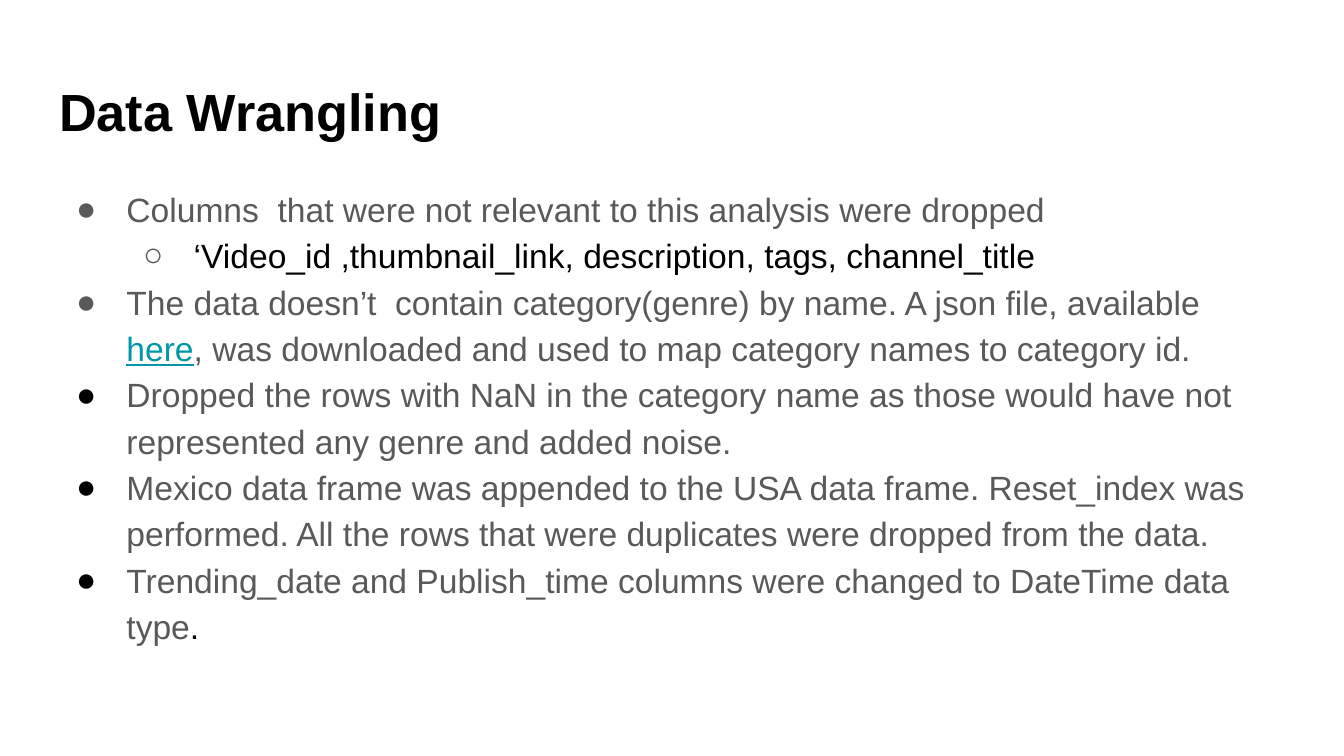
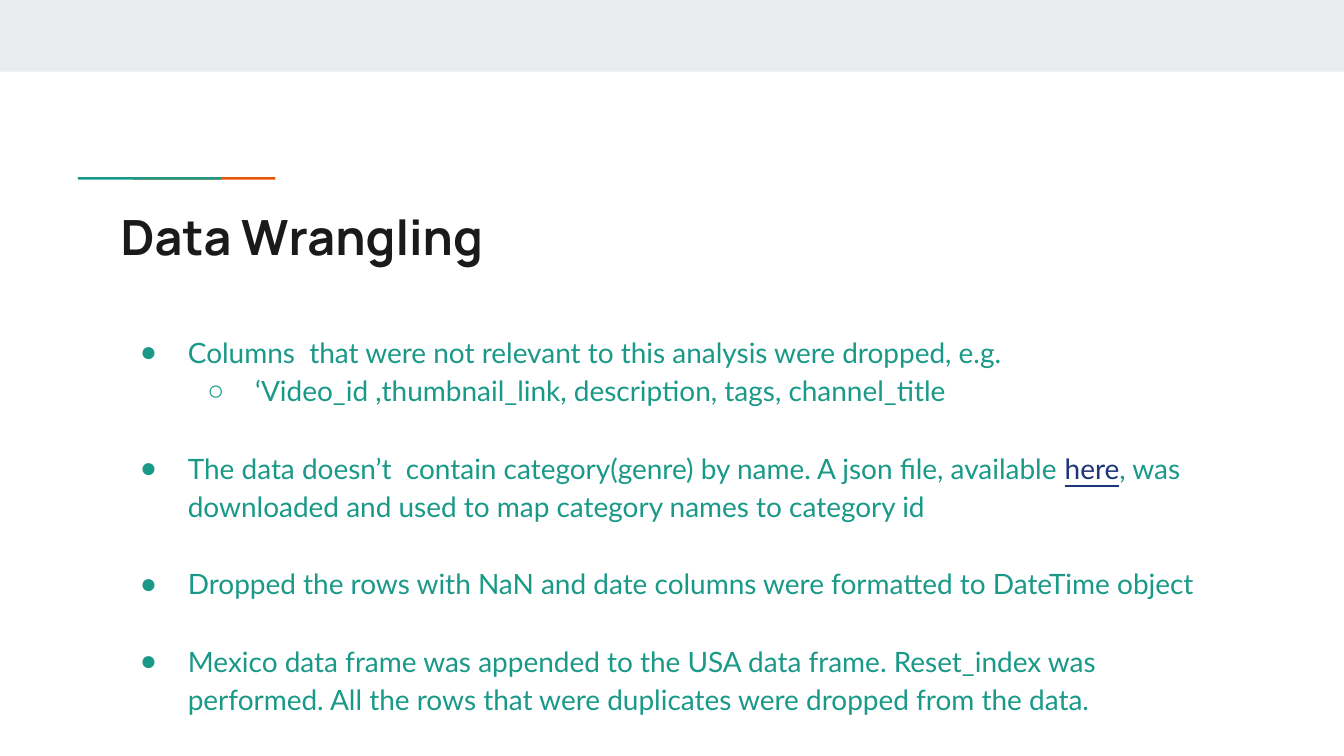
Before and after one commit to fariha23/YouTube_Data_Analysis_Video_Categories, a slide deck: slide 4 of Capstone1_Final_Report_Pres/Predicting Popularity of YouTube Videos - Presentation.pptx. Drawn at 1344x756 pixels with LibreOffice and Linux fonts; fonts in the diff are those of the drawing. Boxes give left, top, right and bottom in pixels: in the first picture for what was removed or moved away, otherwise in the second. Text is boxed around its words. In the diff, an @@ line names an element or a change of style, - is before the commit and + after.

Commit message:
Presentation theme changed

```diff
--- a/Capstone1_Final_Report_Pres/Predicting Popularity of YouTube Videos - Presentation.pptx
+++ b/Capstone1_Final_Report_Pres/Predicting Popularity of YouTube Videos - Presentation.pptx
@@ rectangle added at (0, 0, 1344, 71), fill #E9EDEE @@
@@ rectangle added at (122, 175, 177, 181), fill #1A9988 @@
@@ rectangle added at (176, 175, 231, 181), fill #EB5600 @@
@@ title "Data Wrangling": place and size @@
-title "Data Wrangling" at (59, 93, 441, 141)
+title "Data Wrangling" at (121, 219, 483, 268)
@@ title "Data Wrangling" at (121, 219, 483, 268): size 28 to 26 pt, font Arial to Manrope, text colour #000000 to #1A1A1A @@
@@ text "Columns that were not relevant ...": place and size @@
-text "Columns that were not relevant ..." at (126, 197, 1245, 645)
+text "Columns that were not relevant ..." at (188, 342, 1193, 715)
@@ text at (188, 342, 1002, 368): text changed; size 18 to 15 pt; font Arial to Lato; text colour #595959 to #1A9988 @@
-● Columns that were not relevant to this analysis were dropped
+● Columns that were not relevant to this analysis were dropped, e.g.
@@ text at (188, 380, 1096, 715): size 18 to 15 pt, font Arial to Lato in "‘Video_id ,thumbnail_link, description, tags, channel_title", "Mexico data frame was appended to the ..."; text colour #000000 to #1A9988, highlight #FFFFFF to none in "‘Video_id ,thumbnail_link, description, tags, channel_title"; text colour #595959 to #1A9988 in "Mexico data frame was appended to the ..."; indent changed; bullet colour #595959 to #1A9988; bullet colour #000000 to #1A9988 @@
@@ text at (188, 457, 1193, 599): text changed; size 18 to 15 pt; font Arial to Lato; text colour #595959 to #1A9988 @@
-● The data doesn’t contain category(genre) by name. A json file, available here, was downloaded and used to map category names to category id.
-● Dropped the rows with NaN in the category name as those would have not represented any genre and added noise.
+● The data doesn’t contain category(genre) by name. A json file, available here, was downloaded and used to map category names to category id
+● Dropped the rows with NaN and date columns were formatted to DateTime object
@@ text at (126, 568, 1229, 645): paragraph removed @@
-● Trending_date and Publish_time columns were changed to DateTime data type.
```
Also in this commit, not shown: 23 other slides changed, 1 other file.
